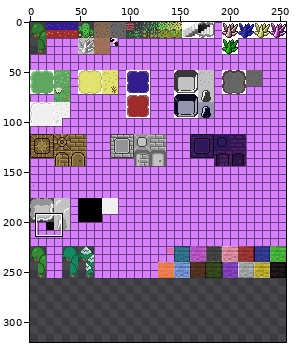
One commit to this sprite sheet: src/resources/textures/tiles.png. The first picture is a wide view before the edit; the outline marks the close-up.
Close-up. Before:
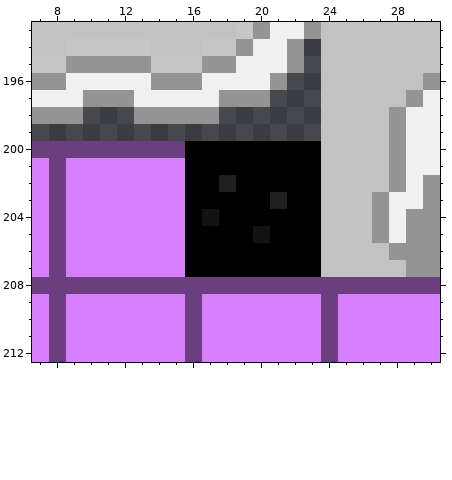
The file is 256x257 pixels. Shown: x 7..30, y 193..212. The old version is drawn lined up with the new one, on the new canvas. The commit also changed other parts of the picture, which this record leaves out.
New version:
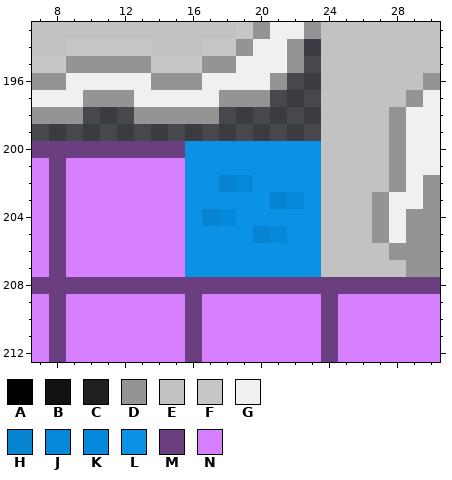
Palette (. is transparent): A #000000  B #121212  C #202020  D #949494  E #c2c2c2  F #c6c6c6  G #f0f0f0  H #0683d1  J #0688d8  K #0689db  L #0b91e5  M #6b3f7f  N #d67fff
The edit:
canvas 256x257 -> 256x320
Colour B becomes colour H in row 204 at x 17; in row 205 at x 20.
Colour C becomes colour H in row 202 at x 18; in row 203 at x 21.
Colour A becomes colour J in row 202 at x 19; in row 203 at x 22; in row 205 at x 21.
Colour A becomes colour K in row 204 at x 18.
Colour A becomes colour L in rows 200 to 201 at x 16 to 23; in row 202 at x 16 to 17 and 20 to 23; in row 203 at x 16 to 20 and 23; in row 204 at x 16 and 19 to 23; in row 205 at x 16 to 19 and 22 to 23; in rows 206 to 207 at x 16 to 23.
Changed places in both close-ups, as pixel boxes (x1, y1, x2, y2):
changed: (185, 141, 321, 277)
